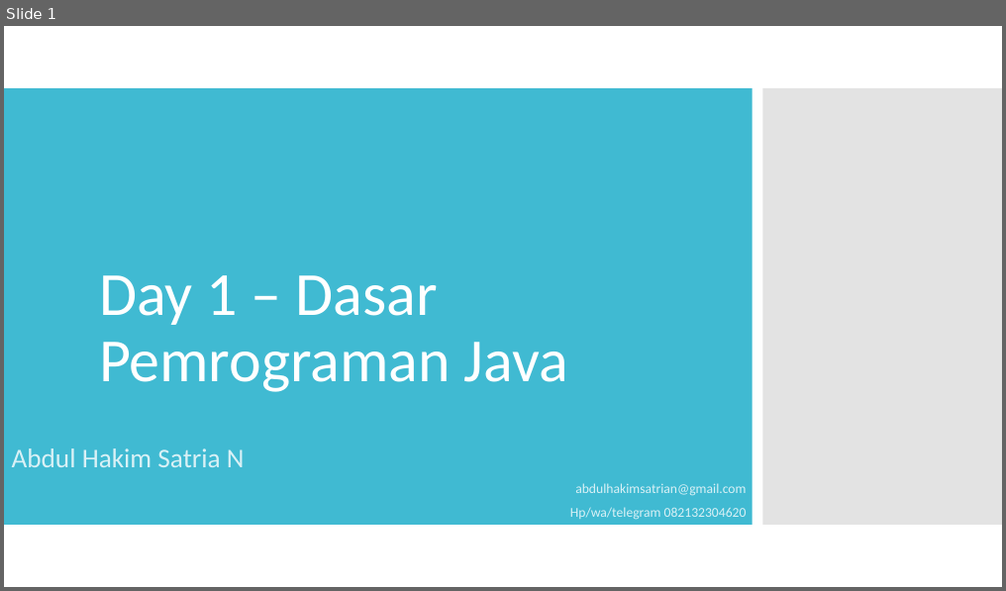
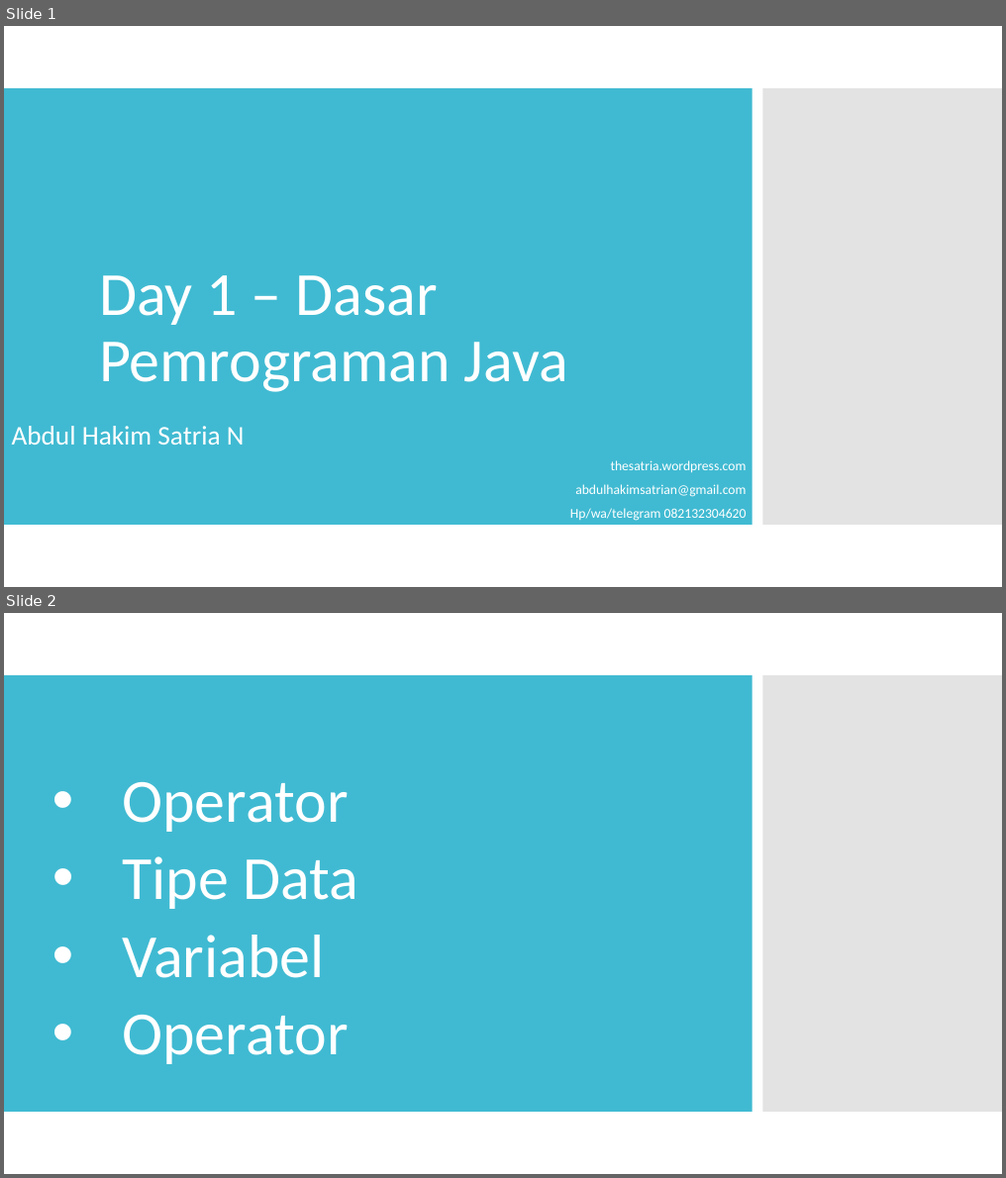
Before and after one commit to satrianusantara/JavaBasic, a slide deck: Materi/Day 1 – Dasar Pemrograman Java.ppt. Shown one above the other, each under a label of ours: slide 1 before the commit, slides 1 and 2 after it. The pictures are 1006x591 and 1006x1178 pixels, drawn with LibreOffice and Linux fonts; fonts in the diff are those of the drawing. Boxes give left, top, right and bottom in pixels: in the first picture for what was removed or moved away, otherwise in the second. Text is boxed around its words. In the diff, an @@ line names an element or a change of style, - is before the commit and + after.

```diff
--- a/Materi/Day 1 – Dasar Pemrograman Java.ppt
+++ b/Materi/Day 1 – Dasar Pemrograman Java.ppt
@@ slide 2 added at (4,613,1002,1174), background #FFFFFF; not listed: 2 template elements that a slide beside it also shows @@
@@ text added at (122,782,348,832), 59 pt, text #FFFFFF @@
+• Operator
@@ title added at (123,857,358,909), 59 pt, text #FFFFFF @@
+• Tipe Data
@@ text added at (122,935,324,978), 59 pt, text #FFFFFF @@
+• Variabel
@@ text added at (122,1015,348,1064), 59 pt, text #FFFFFF @@
+• Operator
@@ slide 1 changed as well @@
@@ subtitle "Abdul Hakim Satria N": place and size @@
-subtitle "Abdul Hakim Satria N" at (12,449,746,520)
+subtitle "Abdul Hakim Satria N" at (12,426,746,521)
@@ subtitle at (12,426,746,521): text colour #D9F1F6 to #FFFFFF in "Abdul Hakim Satria N", "abdulhakimsatrian@gmail.com", "Hp/wa/telegram 082132304620" @@
@@ subtitle at (611,461,746,472): paragraph added @@
+thesatria.wordpress.com
```
Also in this commit, not shown: 19 other slides added, 6 slides removed.
